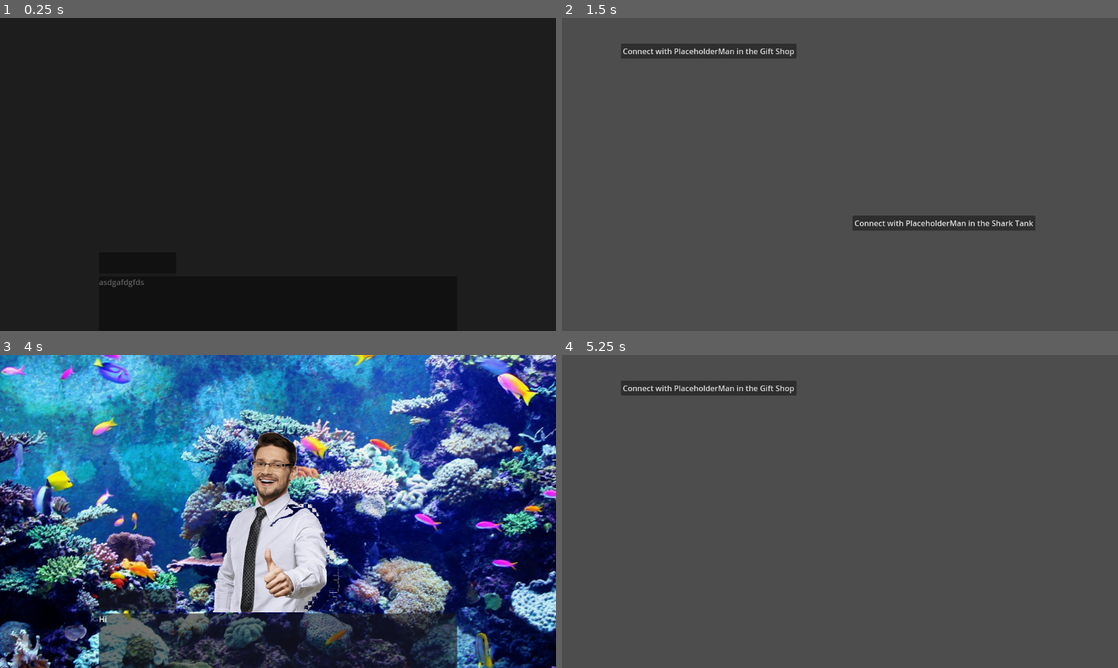
Above: before the commit, frames 1-4 (two rows, left to right).
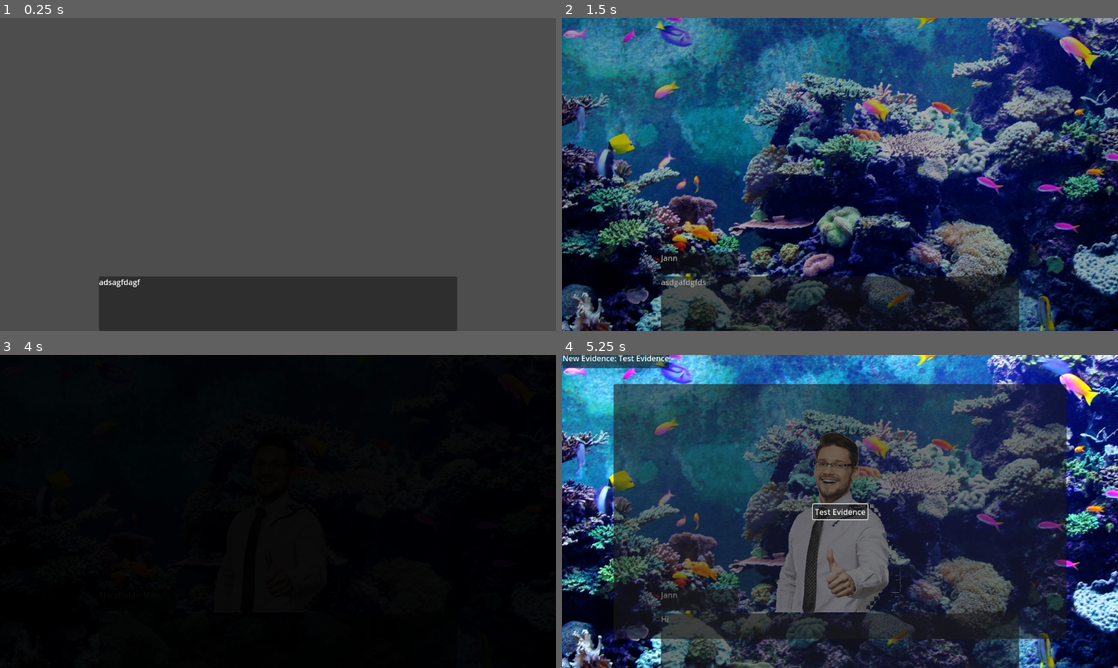
Above: after the commit, the same moments.

Repository: LeslieLlama/ConnectionsNovel
Game: Godot game, scene res://Scenes/main_scene.tscn
The game is run twice, just before and just after one commit, with the same random seed, the same clock (stepped at 60 frames per second) and the same inputs.
Inputs (mouse positions are in pixels of both pictures, inside the frame that each line leads up to):
- Up to frame 1 (0.25 s): no input
- Up to frame 2 (1.5 s): move the mouse to (962, 158) at 0.52 s; press the mouse at (962, 158) at 0.53 s; move the mouse to (728, 190) at 1.27 s; release the mouse at (728, 190) at 1.28 s; click (728, 190) at 1.35 s
- Up to frame 3 (4 s): move the mouse to (333, 442) at 2.02 s; press the mouse at (333, 442) at 2.03 s; tap Enter at 2.75 s; move the mouse to (250, 574) at 2.77 s; release the mouse at (250, 574) at 2.78 s; click (250, 574) at 2.85 s; click "Connect with PlaceholderMan i…" at 3.5 s
- Up to frame 4 (5.25 s): move the mouse to (1006, 558) at 4.27 s; press the mouse at (1006, 558) at 4.28 s; tap Ctrl (skip) at 4.9 s; move the mouse to (673, 464) at 5.02 s; release the mouse at (673, 464) at 5.03 s; click (673, 464) at 5.1 s

The runs differ from the first frame. In frame 1, 100% of the frame differs, in the area x 0-100%, y 0-100%; in frame 2, 96%; in frame 3, 98%; in frame 4, 91%.
Error before the commit: Invalid access to property or key 'is_player_speaking' on a base object of type 'Resource (ConversationLine)'. (res://Dialogue/DialogueScene/dialogue_scene.gd:…

Commit message:
fix dialogue scene

Diff:
--- a/Dialogue/DialogueScene/dialogue_scene.gd
+++ b/Dialogue/DialogueScene/dialogue_scene.gd
@@ -6,6 +6,7 @@
 @onready var portrait: TextureRect = %Portrait
 @onready var background: TextureRect = %Background
 @onready var namebox: Label = %Namebox
+@onready var namebox_panel: Panel = %NameboxPanel
 
 var current_speaker_name: String
 var text_tween: Tween
@@ -35,32 +36,56 @@
 	for line in conversation.lines:
 		await display_line(line)
 
+func switch_background(new_background: Texture2D):
+	background.show()
+	background.modulate = Color.WHITE
+	var tween = create_tween()
+	tween.tween_property(background, "modulate", Color.BLACK, 0.4)
+
+	await tween.finished
+	background.texture = new_background
+
+	tween = create_tween()
+	tween.tween_property(background, "modulate", Color.WHITE, 0.4)
+
+
 func display_line(line: ConversationLine):
 	textbox.show()
 	textbox.text = line.text
+	if line.update_background:
+		switch_background(line.update_background)
+
 	if line.speaker_sprite:
 		current_speaker_name = line.speaker_sprite.character.character_name
 		portrait.texture = line.speaker_sprite.sprite
 
-	if line.is_player_speaking:
+	if line.line_type == line.LineType.Player:
 		namebox.text = "Jann"
+		namebox_panel.show()
+	elif line.line_type == line.LineType.Character:
+		namebox.text = current_speaker_name
+		namebox_panel.show()
 	else:
-		namebox.text = current_speaker_name
+		namebox_panel.hide()
 
-	textbox.visible_characters = 0
-	if text_tween:
-		text_tween.kill()
+	if Input.is_action_pressed("skip"):
+		textbox.visible_characters = len(line.text)
+		await get_tree().create_timer(0.1).timeout
+	else:
+		textbox.visible_characters = 0
+		if text_tween:
+			text_tween.kill()
 
-	text_tween = create_tween()
-	text_tween.tween_property(textbox, "visible_characters", len(line.text), TEXT_SPEED*len(line.text))
+		text_tween = create_tween()
+		text_tween.tween_property(textbox, "visible_characters", len(line.text), TEXT_SPEED*len(line.text))
 
-	await text_advanced
+		await wait_for_text_advancement()
 
-	if textbox.visible_characters < len(line.text):
-		text_tween.kill()
-		textbox.visible_characters = len(line.text)
+		if textbox.visible_characters < len(line.text):
+			text_tween.kill()
+			textbox.visible_characters = len(line.text)
 
-		await text_advanced
+			await wait_for_text_advancement()
 
 	if line.recieved_evidence:
 		Inventory.add_evidence(line.recieved_evidence)
@@ -68,3 +93,9 @@
 func _input(event: InputEvent) -> void:
 	if event.is_action_pressed("advance"):
 		text_advanced.emit()
+
+func wait_for_text_advancement():
+	if Input.is_action_pressed("skip"):
+		return
+	else:
+		await text_advanced
